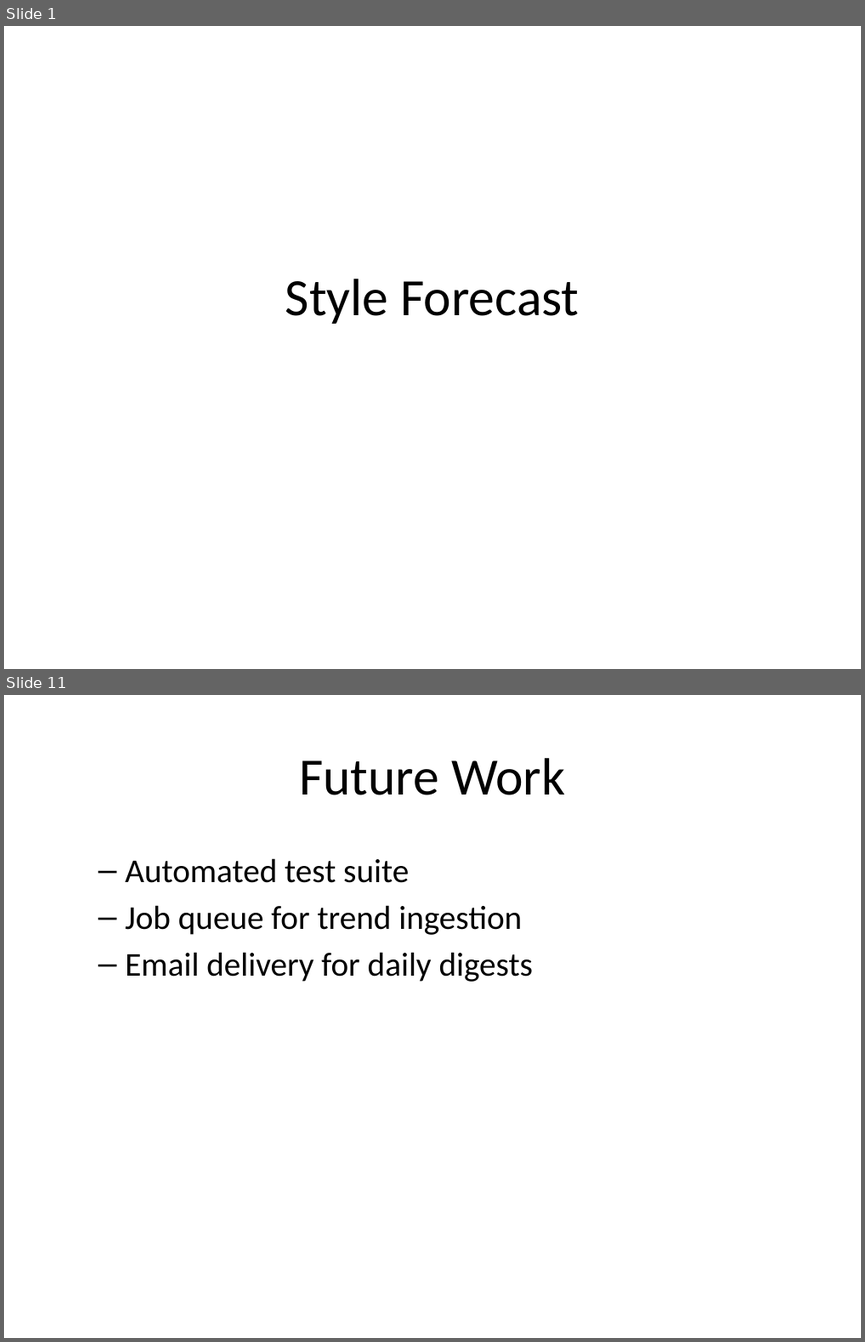
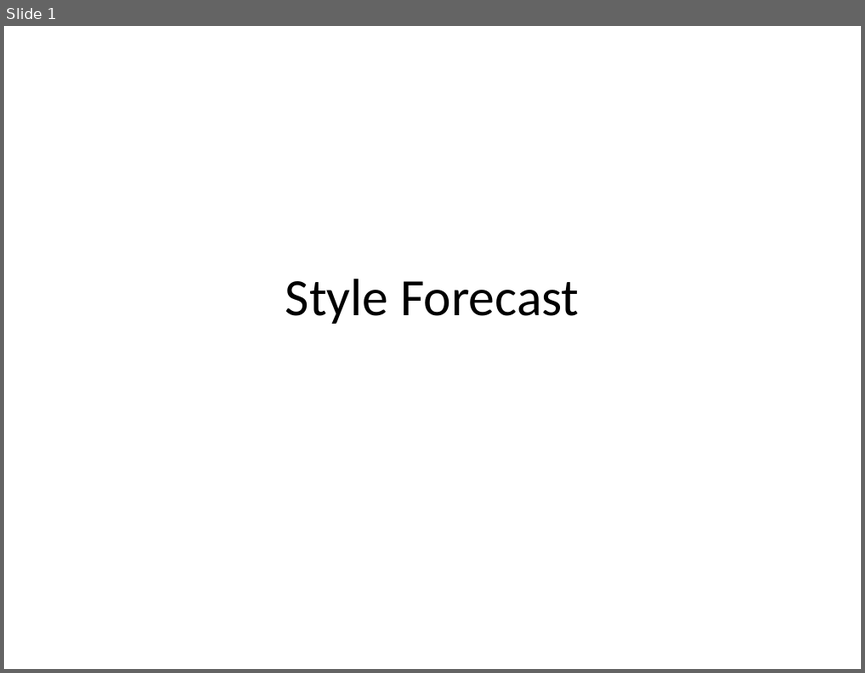
Before and after one commit to elfin-py/COMP3011_Coursework1, a slide deck: cfx-api/docs/presentation.pptx. Shown one above the other, each under a label of ours: slides 1 and 11 before the commit, slide 1 after it; the slides between them are not shown. The pictures are 865x1342 and 865x673 pixels, drawn with LibreOffice and Linux fonts; fonts in the diff are those of the drawing. Boxes give left, top, right and bottom in pixels: in the first picture for what was removed or moved away, otherwise in the second. Text is boxed around its words. In the diff, an @@ line names an element or a change of style, - is before the commit and + after.

```diff
--- a/cfx-api/docs/presentation.pptx
+++ b/cfx-api/docs/presentation.pptx
@@ slide 11 removed at [4,695,861,1338], background #FFFFFF @@
@@ title removed at [299,758,565,795] @@
-Future Work
@@ text removed at [125,858,533,981] @@
-  – Automated test suite
-  – Job queue for trend ingestion
-  – Email delivery for daily digests
```
Also in this commit, not shown: 5 slides changed, 7 slides added, 5 other slides removed, 1 other file.
